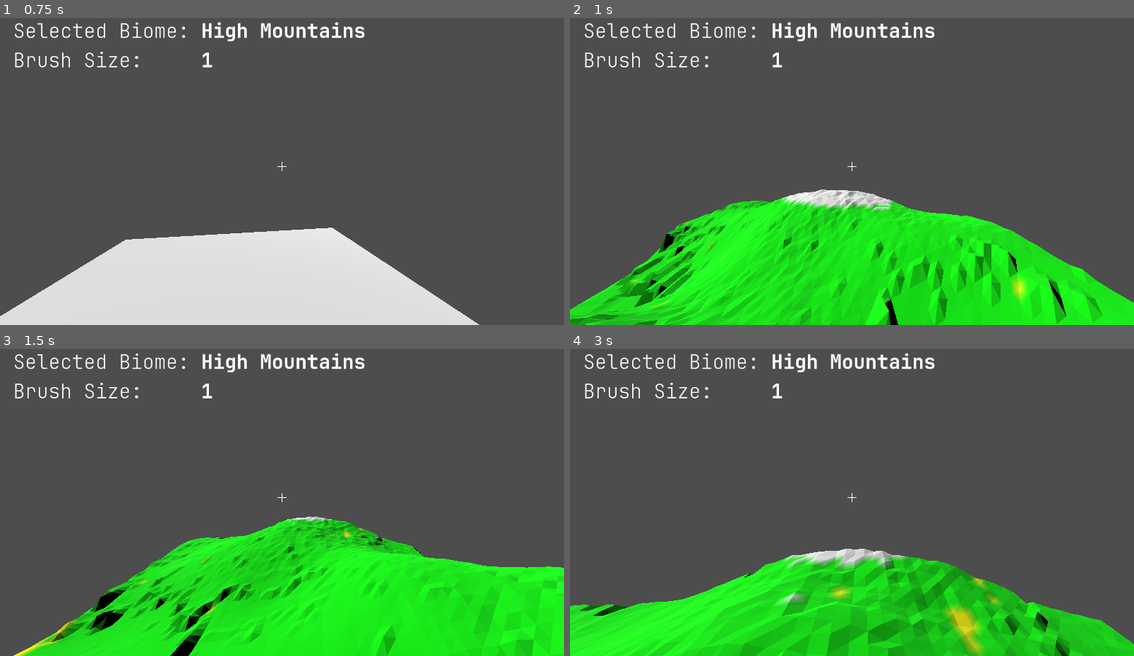
Above: before the commit, frames 1-4 (two rows, left to right).
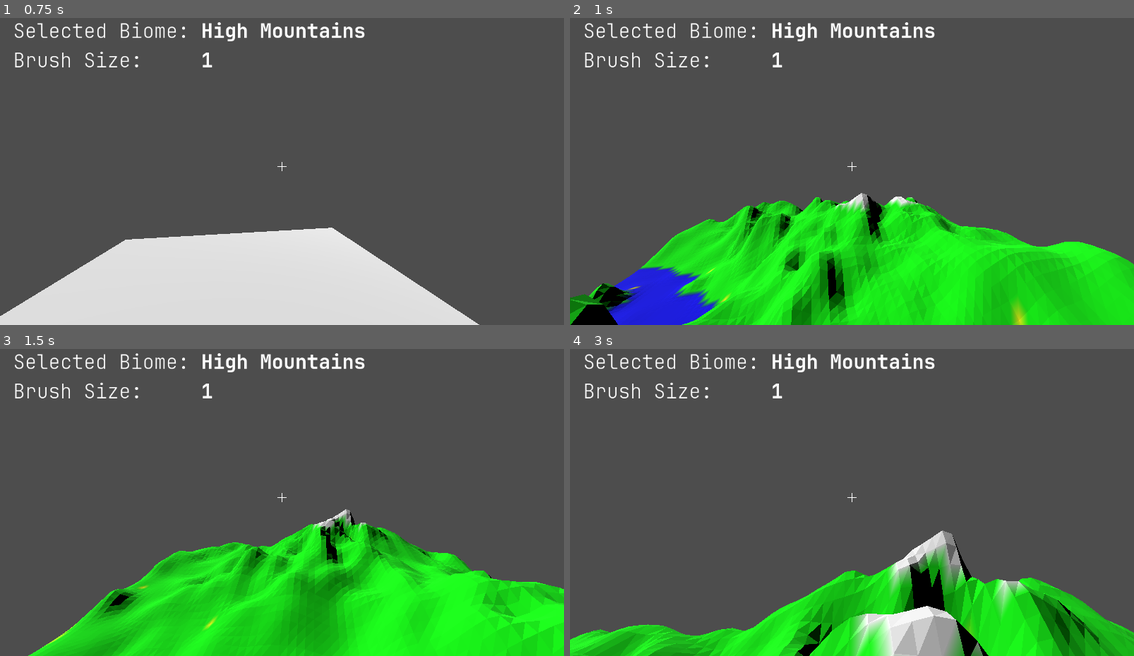
Above: after the commit, the same moments.

Repository: Lion4567714/prodecural_terrain_generation
Game: Godot game, scene res://test_scene.tscn
The game is run twice, just before and just after one commit, with the same random seed, the same clock (stepped at 60 frames per second) and the same inputs.
Inputs (mouse positions are in pixels of both pictures, inside the frame that each line leads up to):
- Up to frame 1 (0.75 s): tap Enter at 0.5 s; move the mouse to (310, 165) at 0.52 s; hold W (ui_up) from 0.53 s (still down); tap E at 0.6 s; click (310, 165) at 0.67 s
- Up to frame 2 (1 s): keep holding W (ui_up); tap R at 0.8 s
- Up to frame 3 (1.5 s): keep holding W (ui_up); move the mouse to (253, 499) at 1.27 s; tap R at 1.35 s; click (253, 499) at 1.42 s
- Up to frame 4 (3 s): keep holding W (ui_up); tap H at 1.55, 2.1 s; move the mouse to (863, 493) at 2.02 s; click (863, 493) at 2.17 s; tap B at 2.3, 2.85 s; move the mouse to (846, 502) at 2.77 s; click (846, 502) at 2.92 s

Frame 1 is identical in both runs. In frame 2, 20% of the frame differs, in the area x 0-100%, y 55-100%; in frame 3, 17%; in frame 4, 21%, in the area x 0-100%, y 59-100%.

Commit message:
better smoothing

Diff:
--- a/scripts/generator.gd
+++ b/scripts/generator.gd
@@ -1,7 +1,7 @@
 extends MeshInstance3D
 
 # Overall settings
-var PRINT_STATUS_MESSAGES = true
+var PRINT_STATUS_MESSAGES = false
 var VIEW_BIOME_TEST = false
 var VIEW_BIOME_MAP = false
 var VIEW_HEIGHT_MAP = true
@@ -70,13 +70,15 @@
 var feature_threshold
 
 
-# Called when the node enters the scene tree for the first time.
+# Runs once at the start
+# Sets up blank mesh and prints controls to output
 func _ready():
 	initialize()
 
+	var state = PRINT_STATUS_MESSAGES
 	PRINT_STATUS_MESSAGES = false
 	generate_mesh(true)
-	PRINT_STATUS_MESSAGES = true
+	PRINT_STATUS_MESSAGES = state
 
 	camera = get_viewport().get_camera_3d()
 
@@ -107,11 +109,12 @@
 	pass
 
 
-# Called every frame. 'delta' is the elapsed time since the previous frame.
+# Runs every frame, unused
 func _process(_delta):
 	pass
 
 
+# Handles keyboard and mouse input related to mesh
 func _input(event):
 	if event is InputEventKey and event.pressed:
 		if event.keycode == KEY_E:
@@ -161,7 +164,8 @@
 			grid_position /= 2
 			grid_position.x = int(grid_position.x)
 			grid_position.y = int(grid_position.y)
-			print(grid_position)
+			if PRINT_STATUS_MESSAGES:
+				print("Set vertex at " + str(grid_position) + " to " + BIOME_NAMES[selected_biome])
 
 			for x in range(grid_position.x - brush_size + 1, grid_position.x + brush_size):
 				for y in range(grid_position.y - brush_size + 1, grid_position.y + brush_size):
@@ -183,6 +187,7 @@
 			biome_text.text = "Selected Biome: [b]" + BIOME_NAMES[selected_biome] + "[/b]"
 
 
+# Toggles settings on and off
 func toggle(setting: bool, setting_name: String) -> bool:
 	if setting:
 		setting = false
@@ -193,6 +198,7 @@
 	return setting
 
 
+# Sets up global variables
 func initialize() -> void:
 	biome_map = []
 	for x in range(WIDTH + 1):
@@ -201,6 +207,8 @@
 		biome_map.append(col)
 
 
+# Runs every mouse click
+# Redraws blank mesh to show plainted biomes
 func reload_mesh():
 	var state = VIEW_BIOME_MAP
 	VIEW_BIOME_MAP = true
@@ -222,6 +230,7 @@
 	VIEW_BIOME_MAP = state
 
 
+# Main mesh generation function
 func generate_mesh(is_blank: bool = false) -> void:
 	if PRINT_STATUS_MESSAGES:
 		print("-----")
@@ -253,9 +262,12 @@
 	print_status("Generated height map")
 
 	if ENABLE_SMOOTHING:
-		generate_feature_map()
-		blend_biomes(BIOME_BLEND)
-		smooth_height_map()
+		var gaussian_kernel = generate_gaussian_kernel(10, 1.5)
+		height_map = convolve(height_map, gaussian_kernel)
+
+		#generate_feature_map()
+		#blend_biomes(BIOME_BLEND)
+		#smooth_height_map()
 		print_status("Smoothed height map")
 
 	var color_map
@@ -269,6 +281,7 @@
 	print_status("Mesh compiled")
 
 
+# Prints status messages with timestamp
 func print_status(message):
 	if !PRINT_STATUS_MESSAGES:
 		return
@@ -278,6 +291,7 @@
 	last_update_time = Time.get_ticks_usec()
 
 
+# Creates basic triangle frame grid
 func generate_grid():
 	var vertices = PackedVector3Array()
 	var indices = PackedInt32Array()
@@ -311,6 +325,7 @@
 	return arr_mesh
 
 
+# Class for representing one node in the wave function collapse algorithm
 class WFCNode:
 	var pos: Vector2
 	var options: int
@@ -337,6 +352,7 @@
 		#return "WFCNode: pos (" + str(pos.x) + ", " + str(pos.y) + "), num_options = " + str(num_options)
 
 
+# Masks and updates available options for given node
 func limit_options_of_node(node: WFCNode, limit: int, arrays: Array) -> void:
 	var old = node.num_options - 1
 	node.limit_options(limit)
@@ -347,6 +363,7 @@
 		arrays[new].append(node)
 
 
+# Handles updating surrounding nodes after node collapse
 func collapse_node(node: WFCNode, node_mat: Array, node_arrs: Array) -> void:
 	var x0 = node.pos.x
 	var y0 = node.pos.y
@@ -373,6 +390,7 @@
 					limit_options_of_node(node_mat[x0 + i][y], limit, node_arrs)
 
 
+# Generates biome map using wave function collapse algorithm
 func generate_biome_map():
 	var node_mat = []
 	var node_arrs = []	# Array of arrays, index cooresponds to num remaining options + 1
@@ -437,6 +455,7 @@
 	return biome_map
 
 
+# Creates artificial biome map for testing purposes
 func generate_biome_map_test():
 	var map = []
 	for x in range(WIDTH + 1):
@@ -457,6 +476,7 @@
 	return map
 
 
+# Generates randomness to height map
 func generate_height_map(biome_map: Array, is_flat: bool) -> Array:
 	height_map = []
 
@@ -488,6 +508,28 @@
 	return height_map
 
 
+# Generates Gaussian kernel for convolutional smoothing
+func generate_gaussian_kernel(size: int, std_dev: float) -> Array:
+	var kernel = []
+	var sum = 0
+
+	for x in range(size):
+		var col = []
+		col.resize(size)
+		kernel.append(col)
+
+		for y in range(size):
+			kernel[x][y] = (1 / (2 * PI * pow(std_dev, 2))) * pow(2.718282, -((pow(x - size / 2, 2) + pow(y - size / 2, 2)) / (2 * pow(std_dev, 2))))
+			sum += kernel[x][y]
+
+	for x in range(size):
+		for y in range(size):
+			kernel[x][y] /= sum
+
+	return kernel
+
+
+# Unused?
 func generate_feature_map():
 	var sum = 0
 	for x in range(CON_KERNEL.size()):
@@ -496,29 +538,32 @@
 				sum += -CON_KERNEL[x][y]
 	feature_threshold = sum * FEATURE_SENSITIVITY
 
-	feature_map = []
-	for x in range(WIDTH + 1):
+	feature_map = convolve(height_map, CON_KERNEL)
+
+
+# Applies kernel to given matrix and returns resulting convolution
+func convolve(matrix: Array, kernel: Array) -> Array:
+	var new_matrix = []
+
+	for x in range(matrix.size()):
 		var col = []
-		col.resize(HEIGHT + 1)
-		feature_map.append(col)
-		for y in range(HEIGHT + 1):
-			feature_map[x][y] = convolve(CON_KERNEL, x, y)
-
-
-func convolve(kernel, x, y):
-	var sum = 0
-	var kernel_width = kernel.size() / 2
-
-	for i in range(x - kernel_width, x + kernel_width + 1):
-		for j in range(y - kernel_width, y + kernel_width + 1):
-			if i < 0 || i > WIDTH || j < 0 || j > HEIGHT:
-				sum += kernel[x - i + kernel_width][y - j + kernel_width]
-			else:
-				sum += kernel[x - i + kernel_width][y - j + kernel_width] * height_map[i][j]
-
-	return sum
-
-
+		col.resize(matrix[x].size())
+		new_matrix.append(col)
+
+		for y in range(matrix[x].size()):
+			new_matrix[x][y] = 0
+
+			for i in range(kernel.size()):
+				for j in range(kernel[i].size()):
+					var mat_x = x - kernel.size() / 2 + i
+					var mat_y = y - kernel[i].size() / 2 + j
+					if mat_x >= 0 && mat_x < matrix.size() && mat_y >= 0 && mat_y < matrix[x].size():
+						new_matrix[x][y] += matrix[mat_x][mat_y] * kernel[i][j]
+
+	return new_matrix
+
+
+# Unused?
 func blend_biomes(radius: int) -> void:
 	var new_height_map = []
 	for x in range(WIDTH + 1):
@@ -558,6 +603,7 @@
 				height_map[x][y] = new_height_map[x][y]
 
 
+# Unused?
 func smooth_height_map():
 	var new_height_map = []
 	for x in range(WIDTH + 1):
@@ -578,6 +624,7 @@
 				height_map[x][y] = new_height_map[x][y]
 
 
+# Unused?
 func smooth_at_coords(new_height_map, x, y):
 	var sum = 0
 	for i in range(x - BIOME_BLEND - 1, x + BIOME_BLEND + 1):
@@ -616,6 +663,7 @@
 				new_height_map[i][j] -= std_dev * tanh(z_score / 4)
 
 
+# Creates color map using biome and height data
 func generate_colors(biome_map: Array, is_blank: bool = false) -> Array:
 	var color_map = []
 
@@ -651,7 +699,7 @@
 					color_map[x][y] = SAND
 				elif height_map[x][y] > 0 && biome_map[x][y] == BIOME.OCEANS:
 					color_map[x][y] = SAND
-				elif height_map[x][y] == 0:
+				elif height_map[x][y] < 1:
 					color_map[x][y] = WATER
 				else:
 					color_map[x][y] = GRASS
@@ -659,6 +707,7 @@
 	return color_map
 
 
+# Final pass before rendering mesh
 func compile_mesh(mdt: MeshDataTool, color_map: Array) -> ArrayMesh:
 	# Apply heightmap to mesh
 	for i in range(mdt.get_vertex_count()):
